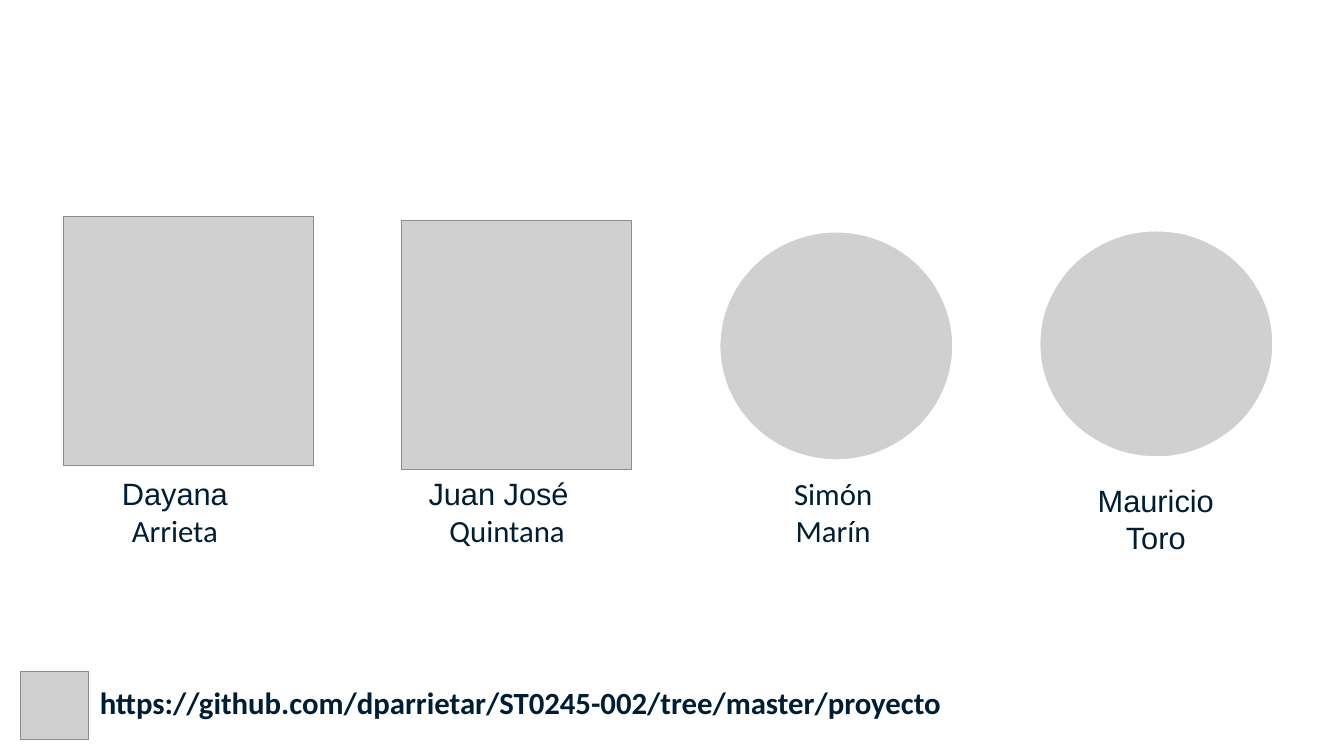
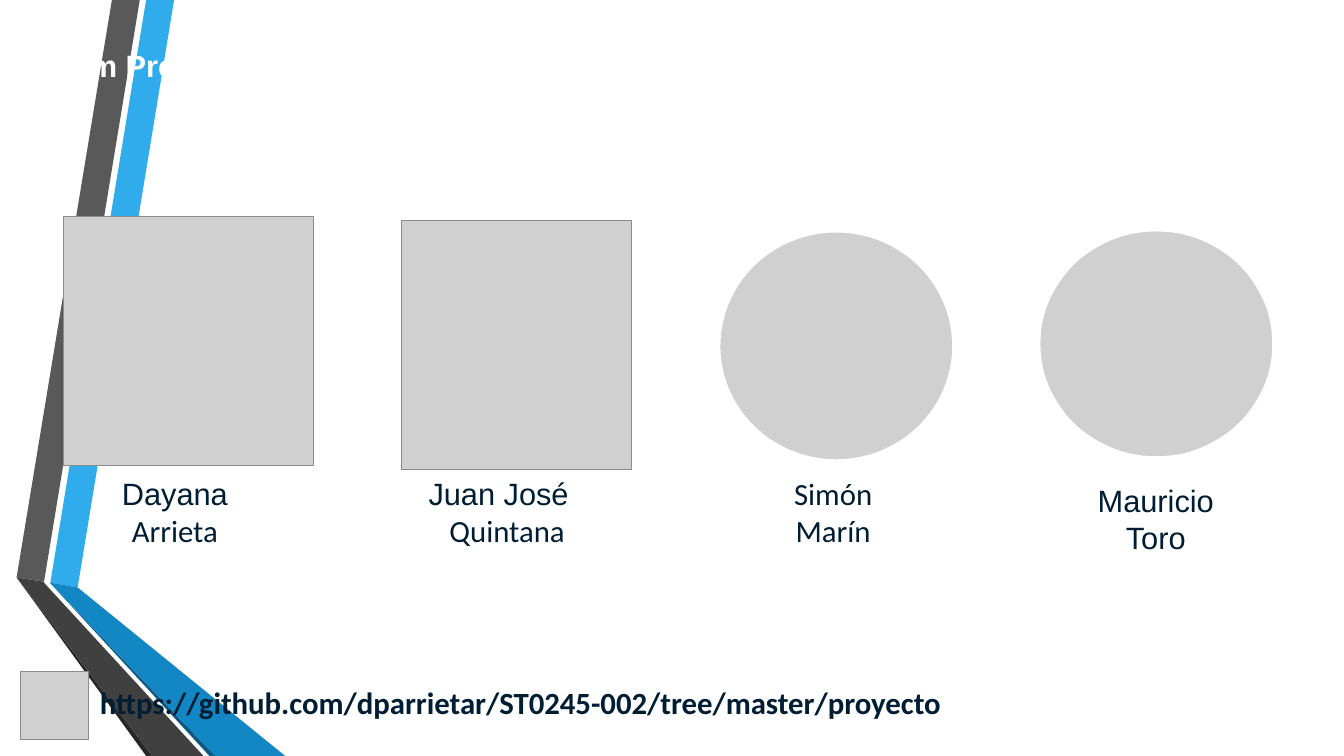
Before and after one commit to DayanaArrieta/ST0245-002, a slide deck: slide 2 of proyecto/Slides/ED1.pptx. Drawn at 1344x756 pixels with LibreOffice and Linux fonts; fonts in the diff are those of the drawing; grey boxes stand for pictures; background and template pictures are left out. Boxes give left, top, right and bottom in pixels: in the first picture for what was removed or moved away, otherwise in the second. Text is boxed around its words. In the diff, an @@ line names an element or a change of style, - is before the commit and + after.

```diff
--- a/proyecto/Slides/ED1.pptx
+++ b/proyecto/Slides/ED1.pptx
@@ group added at (16, 0, 285, 756): 6 freeform shapes @@
```
Also in this commit, not shown: 1 other slide changed, 5 slides added.
